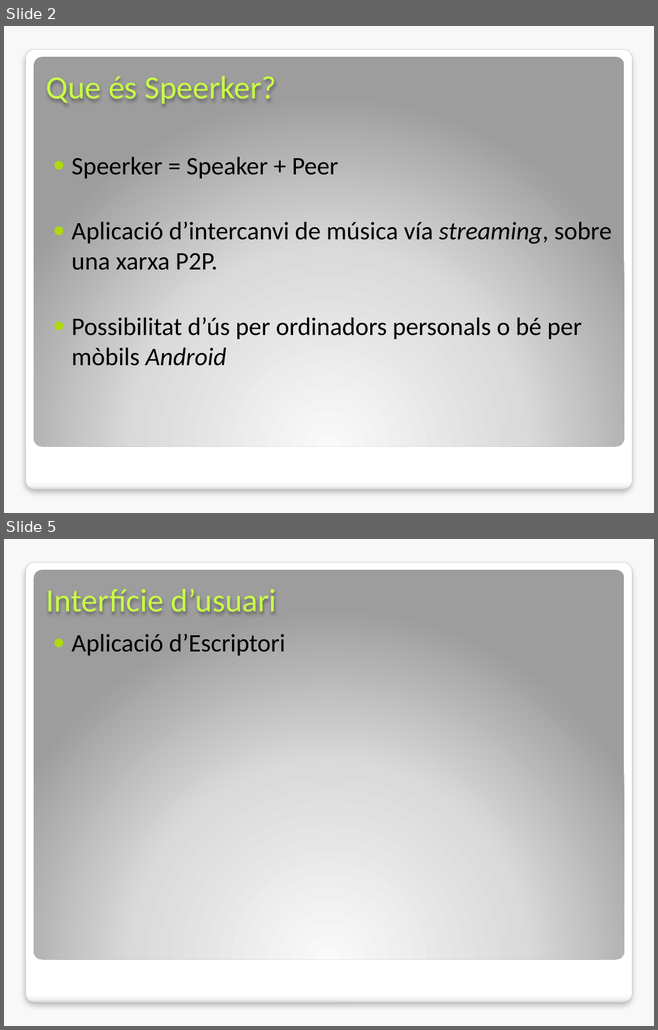
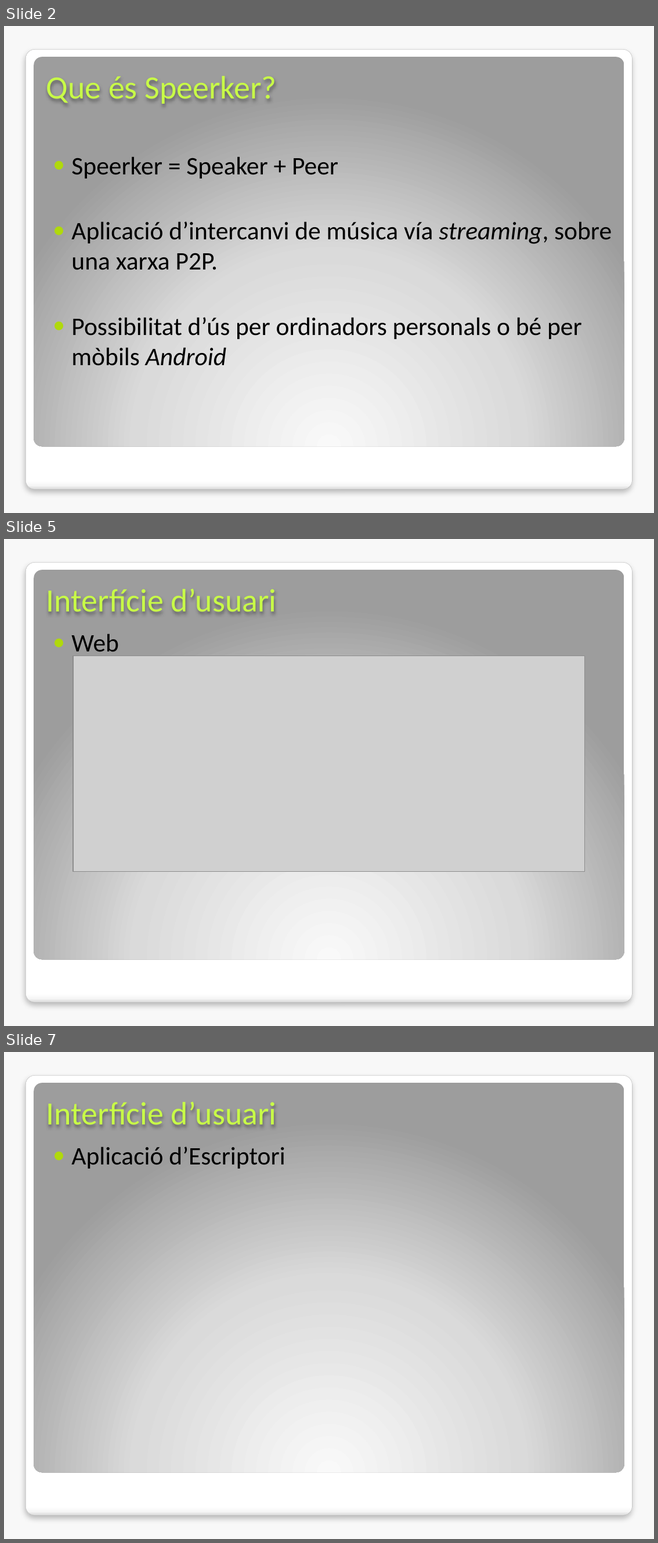
Before and after one commit to rxuriguera/pxc2, a slide deck: docs/presentacio final/Final.pptx. Shown one above the other, each under a label of ours: slides 2 and 5 before the commit, slides 2, 5 and 7 after it; the slides between them are not shown. The pictures are 658x1030 and 658x1543 pixels, drawn with LibreOffice and Linux fonts; fonts in the diff are those of the drawing; grey boxes stand for pictures; background and template pictures are left out. Boxes give left, top, right and bottom in pixels: in the first picture for what was removed or moved away, otherwise in the second. Text is boxed around its words. In the diff, an @@ line names an element or a change of style, - is before the commit and + after.

```diff
--- a/docs/presentacio final/Final.pptx
+++ b/docs/presentacio final/Final.pptx
@@ slide 5 added at <box>4,539,654,1026</box>, background #F8F8F8; not listed: 2 template elements that a slide beside it also shows @@
@@ title added at <box>46,589,277,613</box>, 36 pt, text #C9FC48 @@
+Interfície d’usuari
@@ text added at <box>71,634,119,658</box>, 28 pt, text #000000 @@
+● Web
@@ picture added at <box>73,656,584,871</box> @@
@@ what was slide 5 is now slide 7 @@
```
Also in this commit, not shown: 6 slides changed, 1 other slide added, 9 other files.
